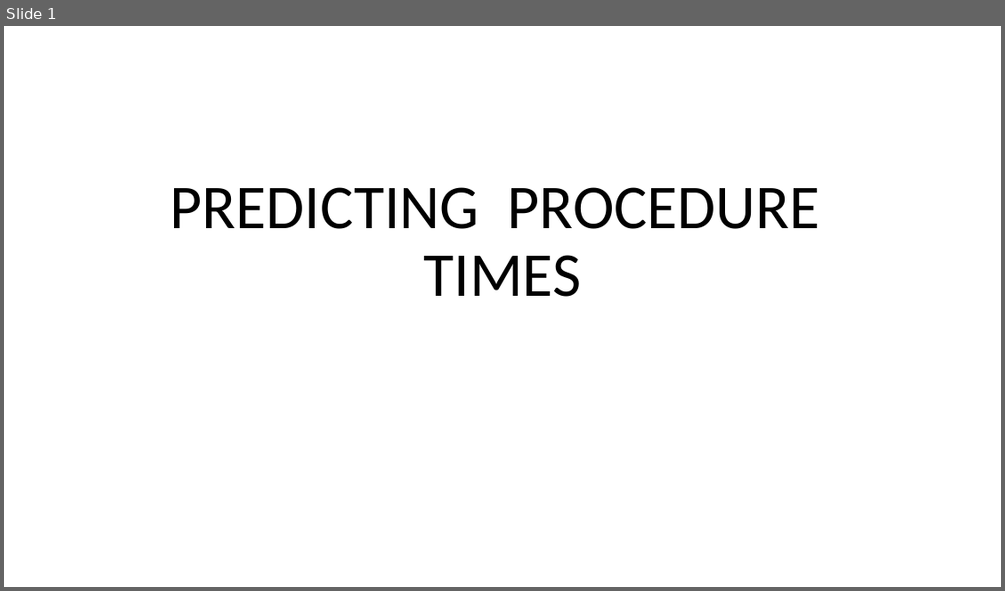
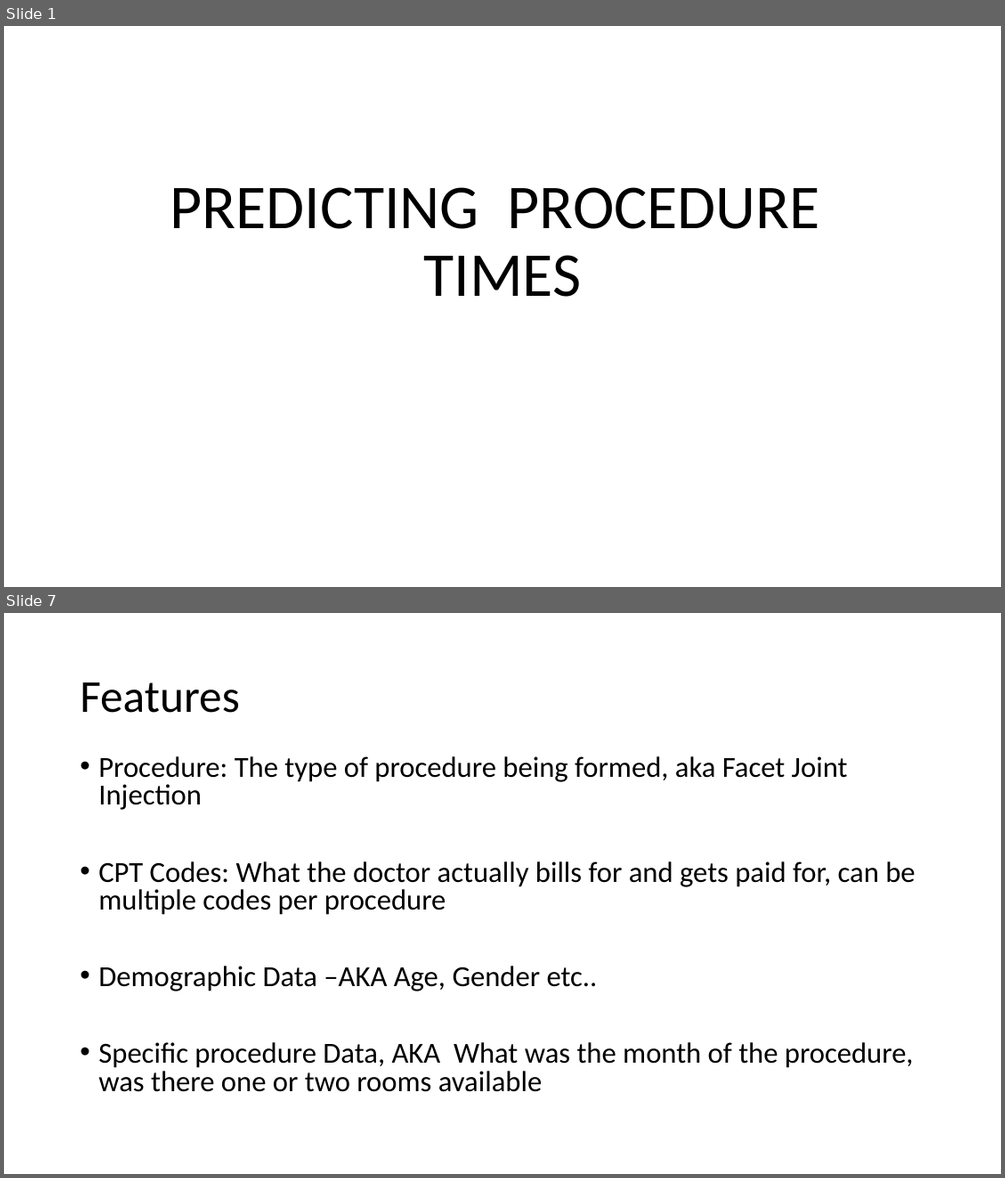
Before and after one commit to j-v-k/sfdat28, a slide deck: JVK-HOS Project/PREDICTING _PROCEDURE _TIMES.pptx. Shown one above the other, each under a label of ours: slide 1 before the commit, slides 1 and 7 after it; the slides between them are not shown. The pictures are 1005x591 and 1005x1178 pixels, drawn with LibreOffice and Linux fonts; fonts in the diff are those of the drawing. Boxes give left, top, right and bottom in pixels: in the first picture for what was removed or moved away, otherwise in the second. Text is boxed around its words. In the diff, an @@ line names an element or a change of style, - is before the commit and + after.

```diff
--- a/JVK-HOS Project/PREDICTING _PROCEDURE _TIMES.pptx
+++ b/JVK-HOS Project/PREDICTING _PROCEDURE _TIMES.pptx
@@ slide 7 added at [4,613,1001,1174], background #FFFFFF @@
@@ title added at [80,682,239,713], 44 pt, text #000000 @@
+Features
@@ text added at [98,756,914,1092], 28 pt, text #000000 @@
+• Procedure: The type of procedure being formed, aka Facet Joint Injection
+• CPT Codes: What the doctor actually bills for and gets paid for, can be multiple codes per procedure
+• Demographic Data –AKA Age, Gender etc..
+• Specific procedure Data, AKA What was the month of the procedure, was there one or two rooms available
```
Also in this commit, not shown: 3 slides changed, 8 other slides added, 42 other files.
